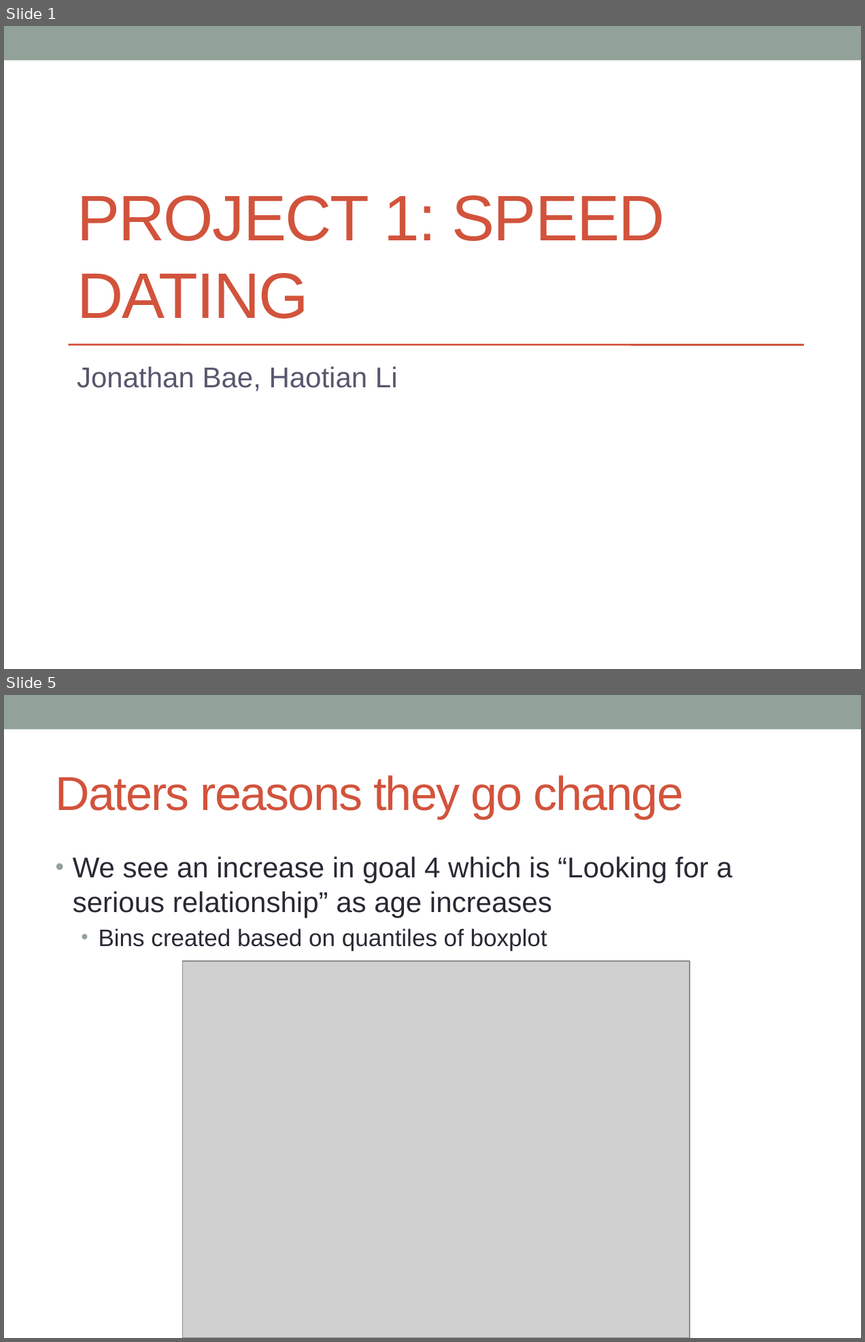
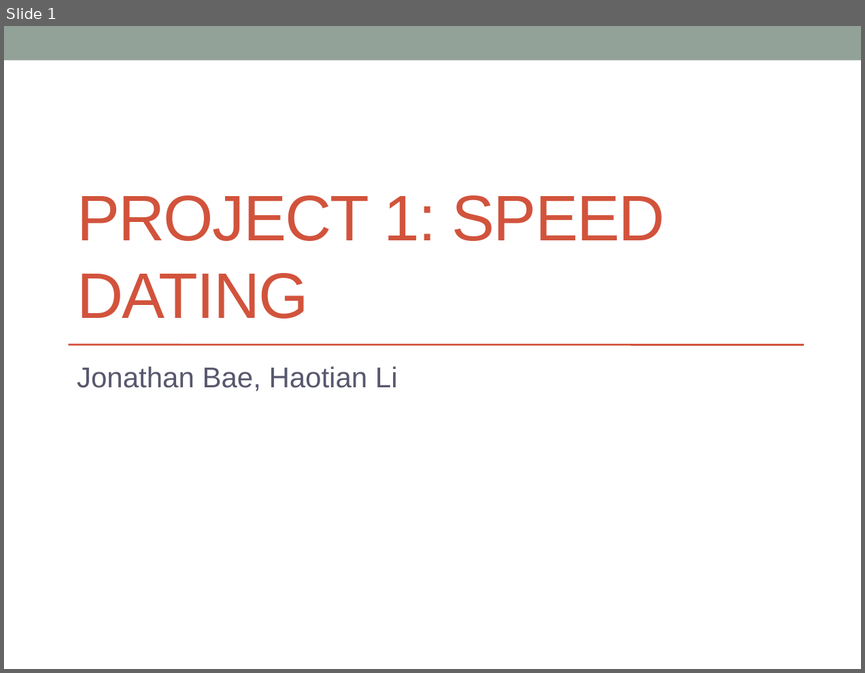
Before and after one commit to jonathanbae/4559Project1, a slide deck: baej.lih.project-1 Presentation.pptx. Shown one above the other, each under a label of ours: slides 1 and 5 before the commit, slide 1 after it; the slides between them are not shown. The pictures are 865x1342 and 865x673 pixels, drawn with LibreOffice and Linux fonts; fonts in the diff are those of the drawing; grey boxes stand for pictures. Boxes give left, top, right and bottom in pixels: in the first picture for what was removed or moved away, otherwise in the second. Text is boxed around its words. In the diff, an @@ line names an element or a change of style, - is before the commit and + after.

```diff
--- a/baej.lih.project-1 Presentation.pptx
+++ b/baej.lih.project-1 Presentation.pptx
@@ slide 5 removed at (4,695,861,1338), background #FFFFFF; not listed: 1 template element that a slide beside it also shows @@
@@ title removed at (56,775,683,819) @@
-Daters reasons they go change
@@ text removed at (73,856,732,951) @@
-• We see an increase in goal 4 which is “Looking for a serious relationship” as age increases
-  • Bins created based on quantiles of boxplot
@@ picture removed at (182,961,689,1338) @@
```
Also in this commit, not shown: 4 slides changed, 3 slides added, 6 other slides removed, 1 other file.
